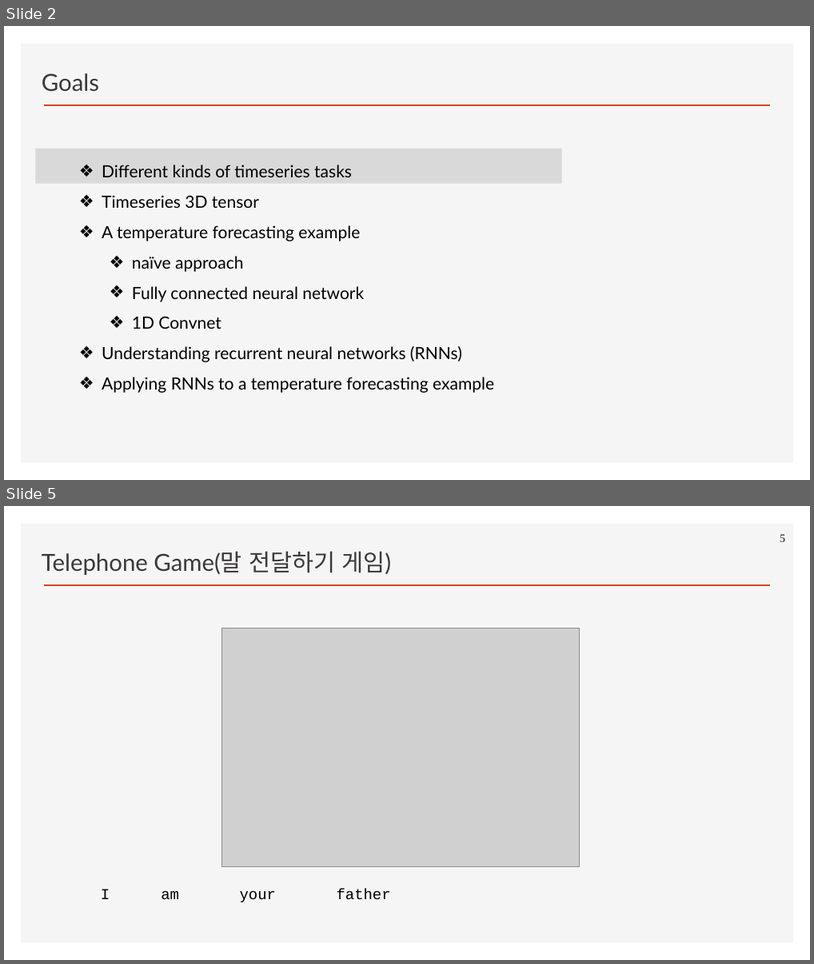
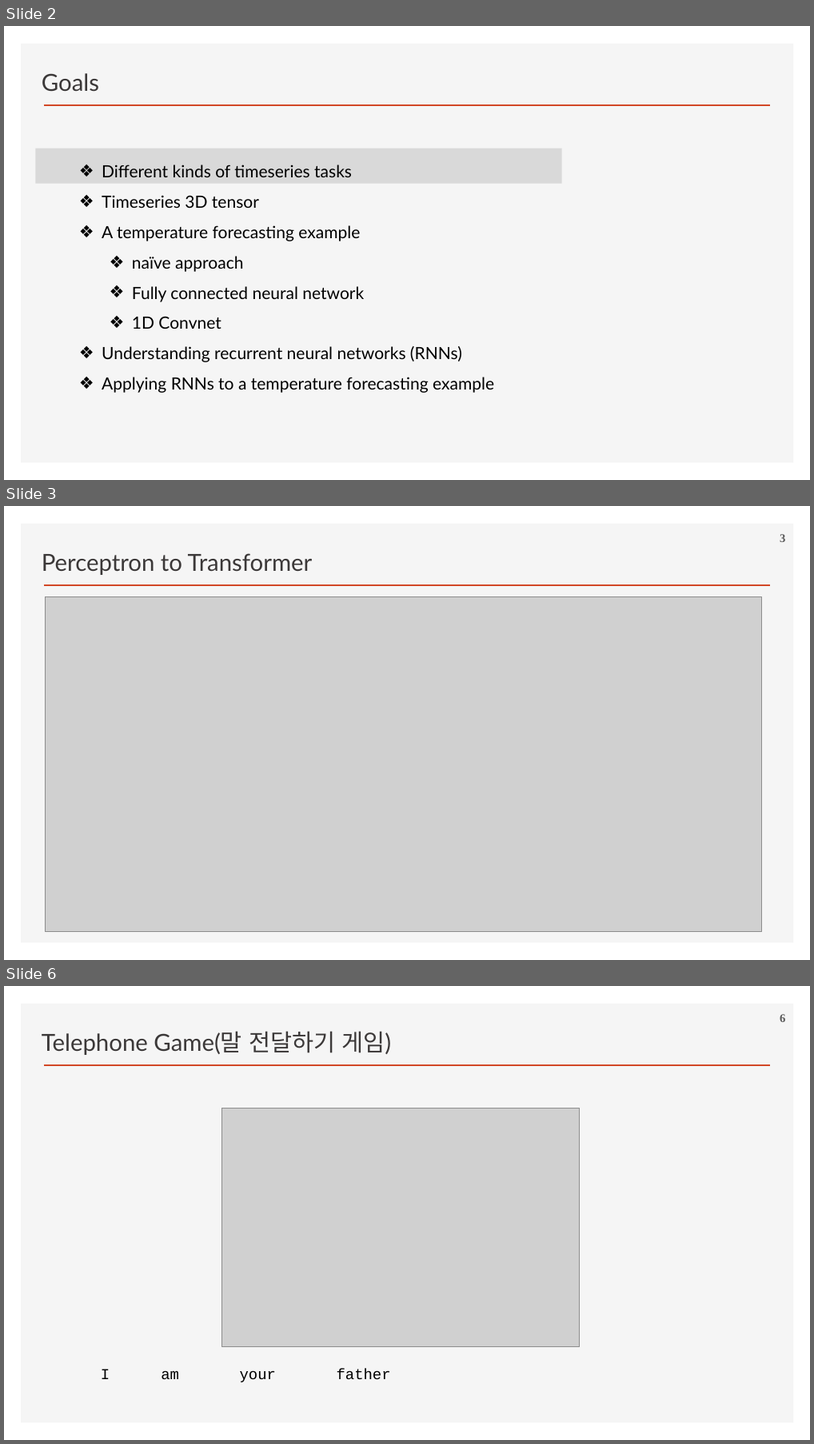
Before and after one commit to ancestor9/2026_Fall_Deep-Learning-with-Python, a slide deck: Chapter 13 Timeseries forecasting.pptx. Shown one above the other, each under a label of ours: slides 2 and 5 before the commit, slides 2, 3 and 6 after it; the slides between them are not shown. The pictures are 814x964 and 814x1444 pixels, drawn with LibreOffice and Linux fonts; fonts in the diff are those of the drawing; grey boxes stand for pictures; background and template pictures are left out. Boxes give left, top, right and bottom in pixels: in the first picture for what was removed or moved away, otherwise in the second. Text is boxed around its words. In the diff, an @@ line names an element or a change of style, - is before the commit and + after.

```diff
--- a/Chapter 13 Timeseries forecasting.pptx
+++ b/Chapter 13 Timeseries forecasting.pptx
@@ slide 3 added at [4, 506, 810, 960], background #FFFFFF; not listed: 2 template elements that a slide beside it also shows @@
@@ text added at [42, 553, 313, 575], 28 pt, text #3B3838 @@
+Perceptron to Transformer
@@ page number added at [780, 534, 786, 542], 14 pt, text #595959, bold @@
+3
@@ picture added at [45, 596, 762, 932] @@
@@ what was slide 5 is now slide 6 @@
@@ page number at [780, 1014, 786, 1022]: text changed @@
-5
+6
```
Also in this commit, not shown: 7 slides changed.
